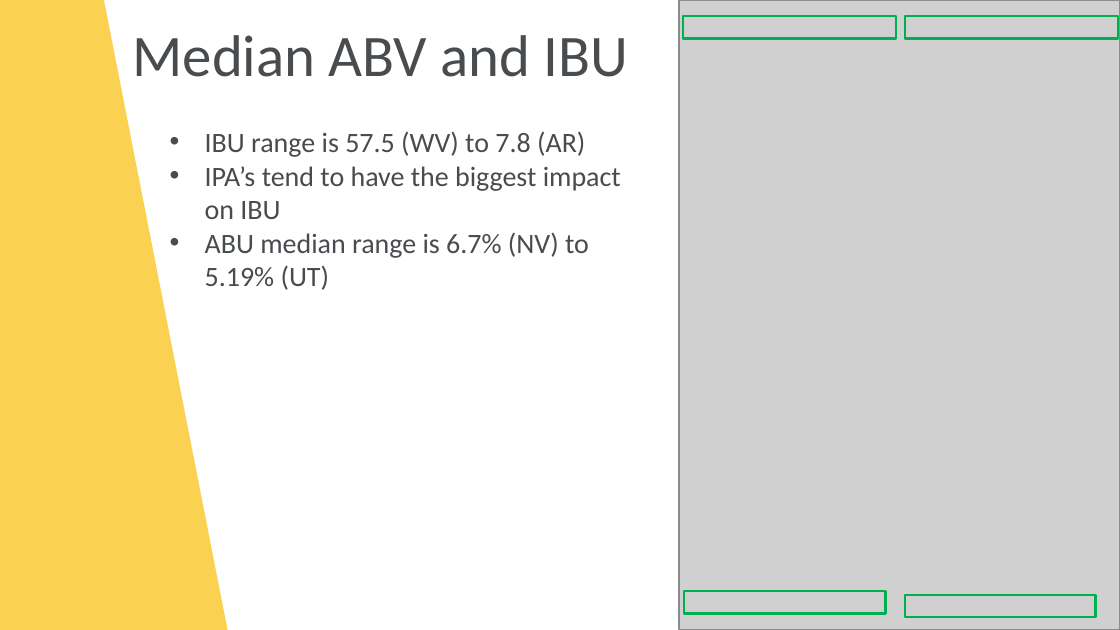
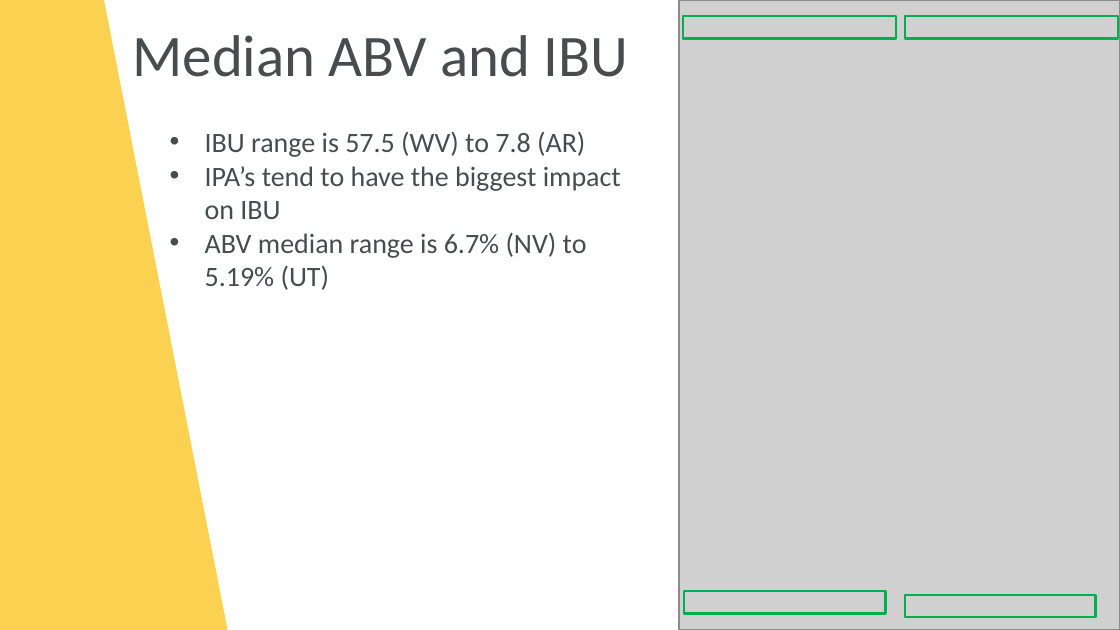
Before and after one commit to tschwebke/DDS6306-Group-Project-1, a slide deck: slide 6 of DS6306 Group Project 1 v2.pptx (slide 5 before the commit). Drawn at 1120x630 pixels with LibreOffice and Linux fonts; fonts in the diff are those of the drawing; grey boxes stand for pictures; background and template pictures are left out. Boxes give left, top, right and bottom in pixels: in the first picture for what was removed or moved away, otherwise in the second. Text is boxed around its words. In the diff, an @@ line names an element or a change of style, - is before the commit and + after.

```diff
--- a/DS6306 Group Project 1 v2.pptx
+++ b/DS6306 Group Project 1 v2.pptx
@@ text at [205,232,587,290]: text changed @@
-• ABU median range is 6.7% (NV) to 5.19% (UT)
+• ABV median range is 6.7% (NV) to 5.19% (UT)
```
Also in this commit, not shown: 5 other slides changed, 1 slide added.
